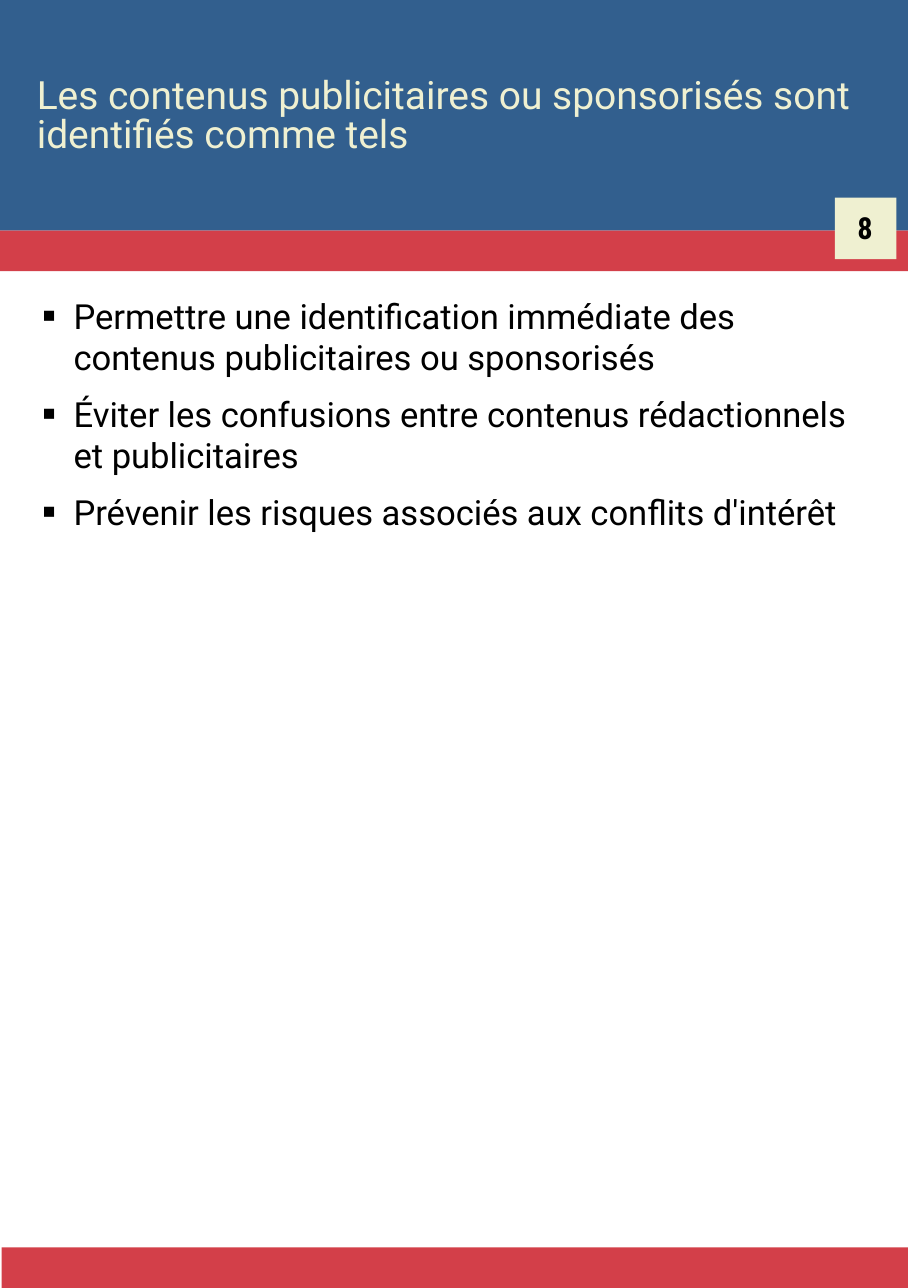
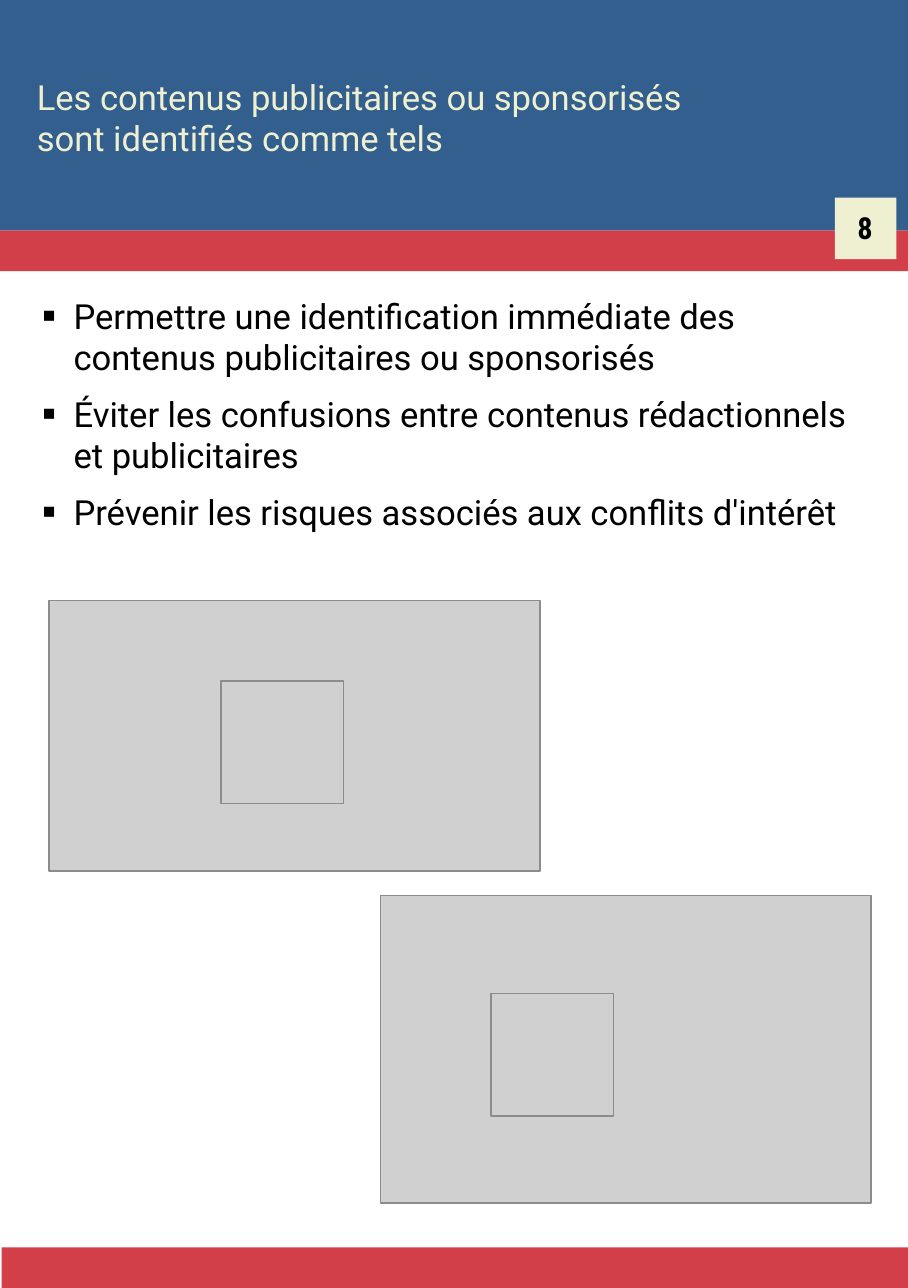
Before and after one commit to Zigazou/bonnes-pratiques-illustrees, a slide deck: slide 11 of bonnes-pratiques.odp. Drawn at 908x1288 pixels with LibreOffice and Linux fonts; fonts in the diff are those of the drawing; grey boxes stand for pictures. Boxes give left, top, right and bottom in pixels: in the first picture for what was removed or moved away, otherwise in the second. Text is boxed around its words. In the diff, an @@ line names an element or a change of style, - is before the commit and + after.

```diff
--- a/bonnes-pratiques.odp
+++ b/bonnes-pratiques.odp
@@ title "Les contenus publicitaires ou sponsorisés ..." at (37, 84, 682, 152): size 18 to 16 pt; line spacing 0.85 to 1 @@
@@ picture added at (48, 600, 539, 871) @@
@@ picture added at (221, 681, 344, 804) @@
@@ picture added at (380, 896, 871, 1204) @@
@@ picture added at (491, 994, 614, 1117) @@
```
Also in this commit, not shown: 24 other slides changed, 36 slides added, 7 other files.
